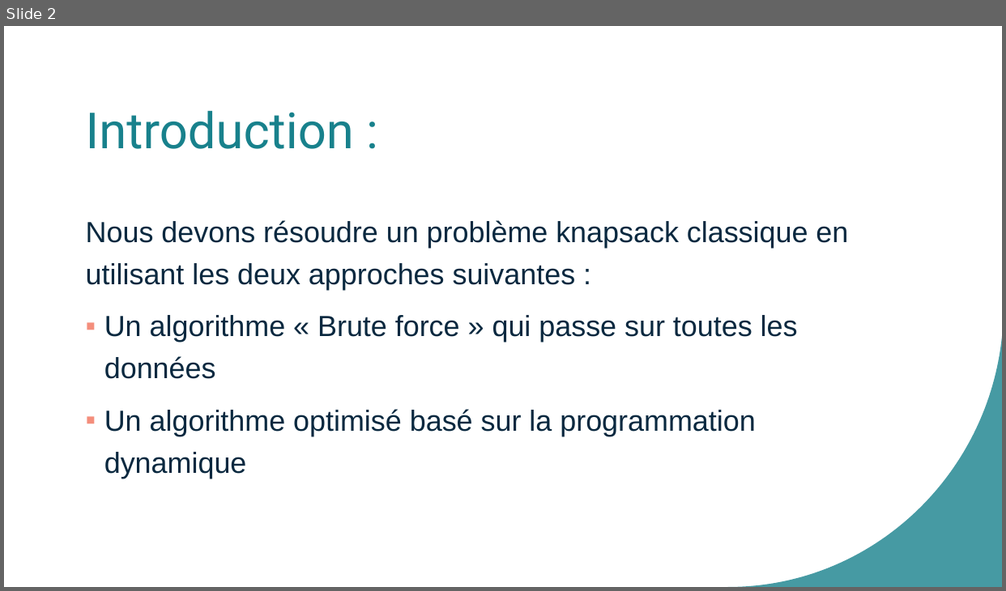
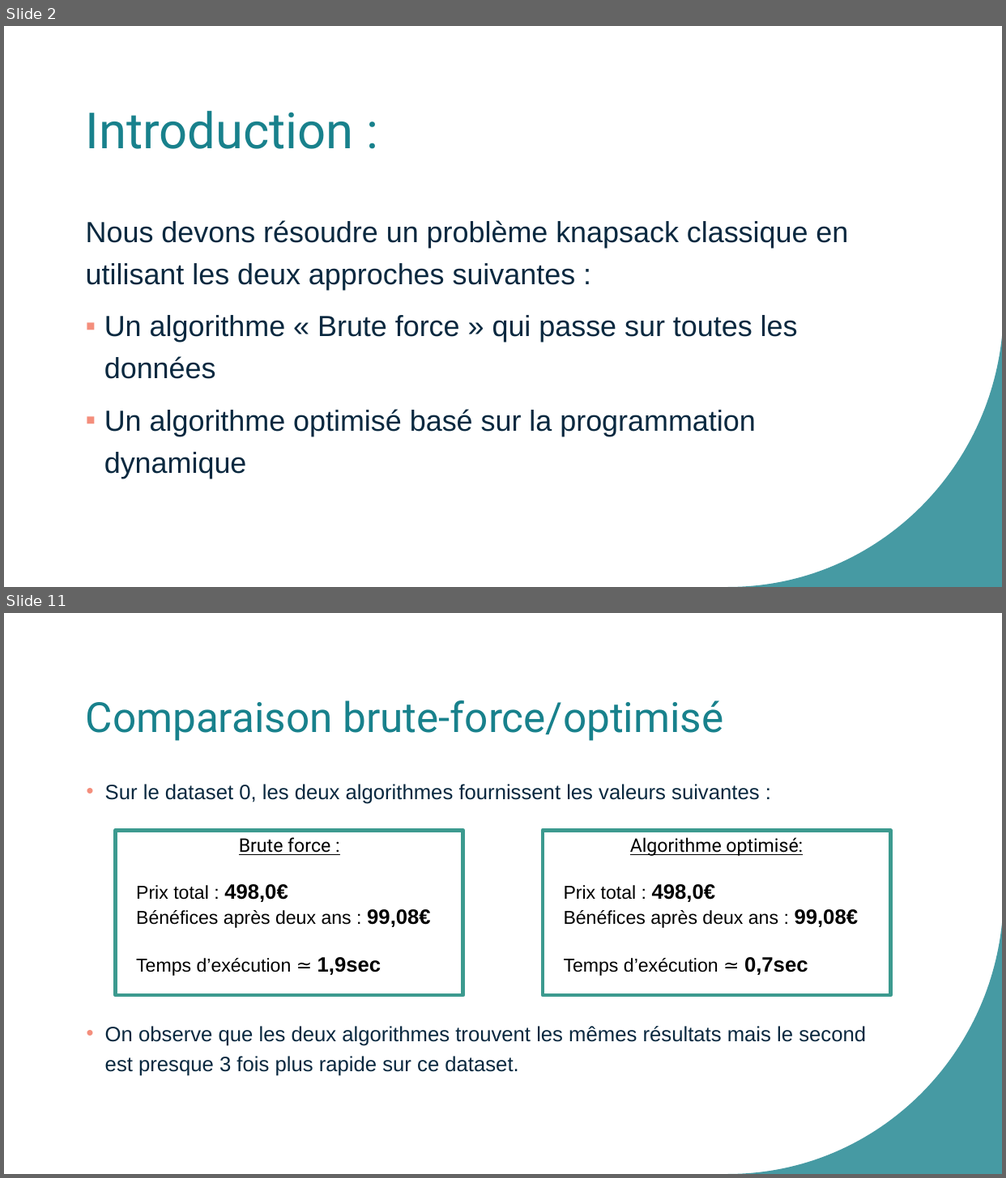
Before and after one commit to AlexandreDuthil/OC_P7, a slide deck: Présentation1.pptx. Shown one above the other, each under a label of ours: slide 2 before the commit, slides 2 and 11 after it; the slides between them are not shown. The pictures are 1006x591 and 1006x1178 pixels, drawn with LibreOffice and Linux fonts; fonts in the diff are those of the drawing. Boxes give left, top, right and bottom in pixels: in the first picture for what was removed or moved away, otherwise in the second. Text is boxed around its words. In the diff, an @@ line names an element or a change of style, - is before the commit and + after.

```diff
--- a/Présentation1.pptx
+++ b/Présentation1.pptx
@@ slide 11 added at (4, 613, 1002, 1174), background #FFFFFF; not listed: 1 template element that a slide beside it also shows @@
@@ title added at (86, 700, 723, 741), 40 pt, text #18818C @@
+Comparaison brute-force/optimisé
@@ text added at (105, 784, 866, 1076), 20 pt, text #09283F @@
+• Sur le dataset 0, les deux algorithmes fournissent les valeurs suivantes :
+• On observe que les deux algorithmes trouvent les mêmes résultats mais le second est presque 3 fois plus rapide sur ce dataset.
@@ rectangle added at (116, 830, 463, 995), outline #3C9A8F 3.75 pt, 18 pt, text #000000 @@
+Brute force :
+Prix total : 498,0€
+Bénéfices après deux ans : 99,08€
+Temps d’exécution ≃ 1,9sec
@@ rectangle added at (543, 830, 891, 995), outline #3C9A8F 3.75 pt, 18 pt, text #000000 @@
+Algorithme optimisé:
+Prix total : 498,0€
+Bénéfices après deux ans : 99,08€
+Temps d’exécution ≃ 0,7sec
```
Also in this commit, not shown: 1 slide changed, 9 other slides added, 1 other file.
